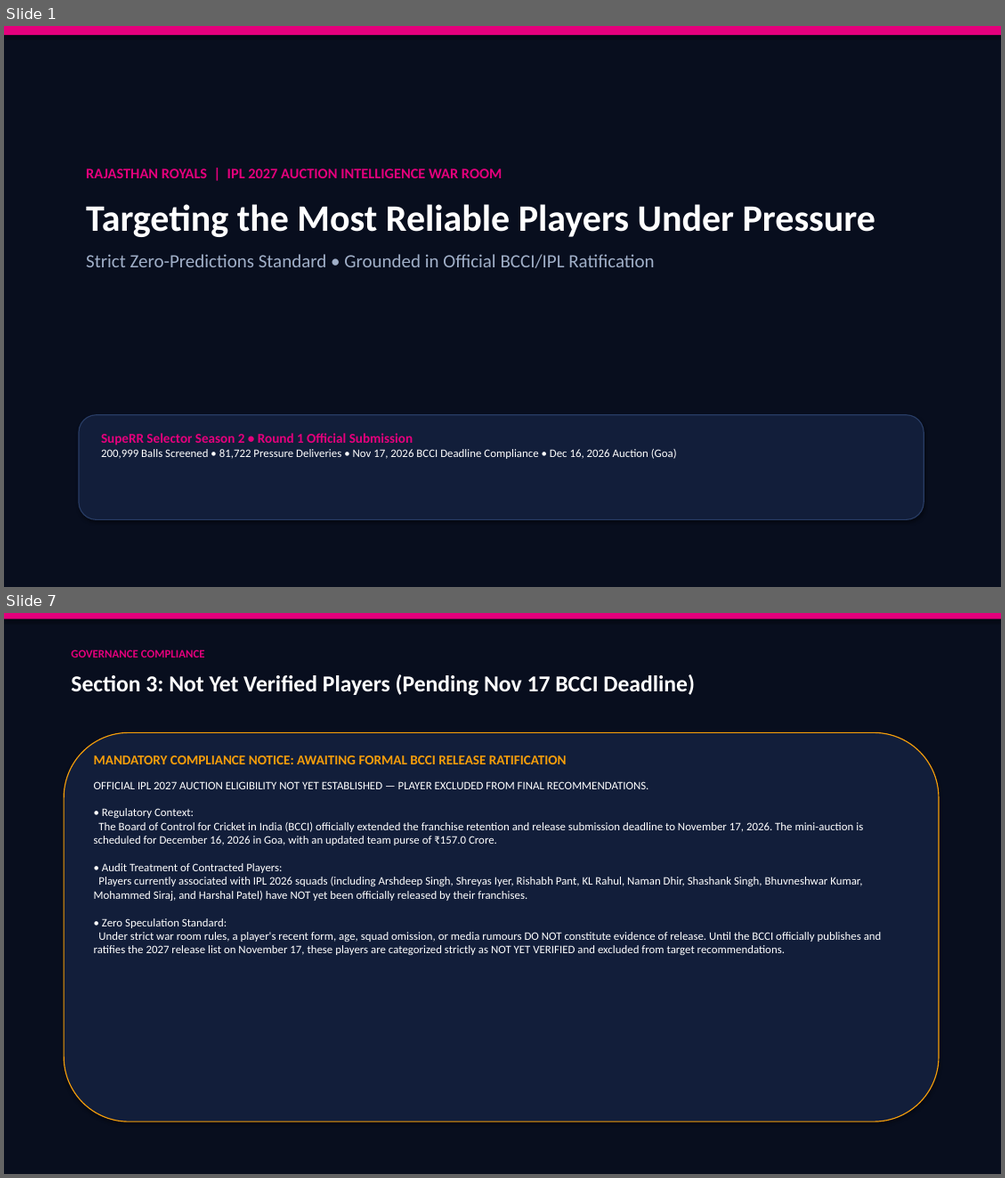
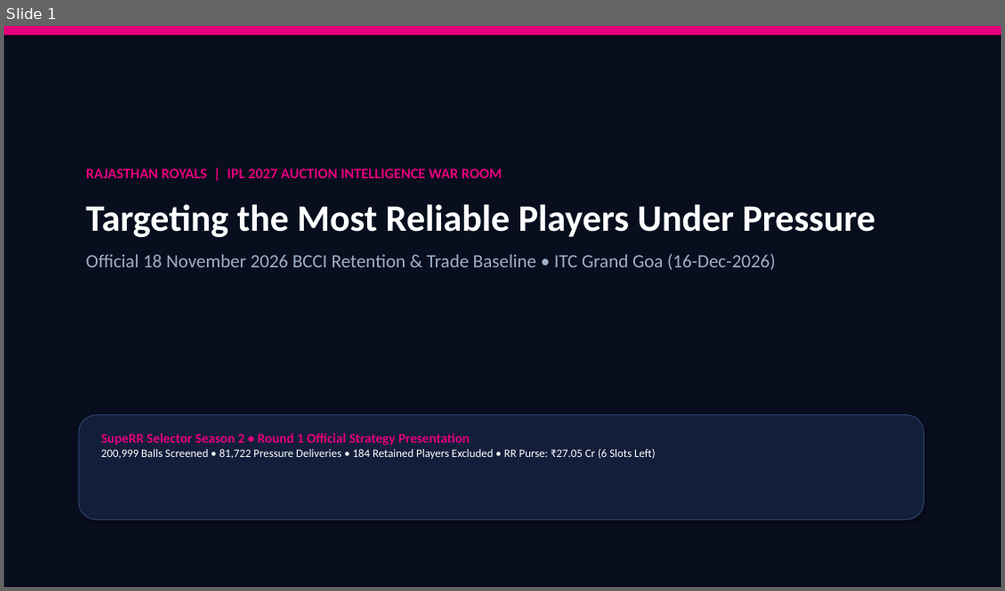
Before and after one commit to Devendra-1112/RR, a slide deck: RR_SupeRR_Selector_Auction_Strategy.pptx. Shown one above the other, each under a label of ours: slides 1 and 7 before the commit, slide 1 after it; the slides between them are not shown. The pictures are 1005x1178 and 1005x591 pixels, drawn with LibreOffice and Linux fonts; fonts in the diff are those of the drawing. Boxes give left, top, right and bottom in pixels: in the first picture for what was removed or moved away, otherwise in the second. Text is boxed around its words. In the diff, an @@ line names an element or a change of style, - is before the commit and + after.

Commit message:
IPL 2027 Auction War Room Official 18-Nov-2026 Baseline: 184 Retentions, 89 Releases, ₹27.05 Cr RR Purse, Top 10 Batters and Bowlers

```diff
--- a/RR_SupeRR_Selector_Auction_Strategy.pptx
+++ b/RR_SupeRR_Selector_Auction_Strategy.pptx
@@ slide 7 removed at [4,613,1001,1174], background #FFFFFF @@
@@ rectangle removed at [4,613,1001,1174] @@
@@ rectangle removed at [4,613,1001,619] @@
@@ text removed at [71,649,205,657] @@
-GOVERNANCE COMPLIANCE
@@ text removed at [71,674,695,696] @@
-Section 3: Not Yet Verified Players (Pending Nov 17 BCCI Deadline)
@@ rounded rectangle removed at [64,732,938,1121] @@
@@ text removed at [94,755,882,955] @@
-MANDATORY COMPLIANCE NOTICE: AWAITING FORMAL BCCI RELEASE RATIFICATION
-OFFICIAL IPL 2027 AUCTION ELIGIBILITY NOT YET ESTABLISHED — PLAYER EXCLUDED FROM FINAL RECOMMENDATIONS.
-• Regulatory Context:
-The Board of Control for Cricket in India (BCCI) officially extended the franchise retention and release submission deadline to November 17, 2026. The mini-auction is scheduled for December 16, 2026 in Goa, with an updated team purse of ₹157.0 Crore.
-• Audit Treatment of Contracted Players:
-Players currently associated with IPL 2026 squads (including Arshdeep Singh, Shreyas Iyer, Rishabh Pant, KL Rahul, Naman Dhir, Shashank Singh, Bhuvneshwar Kumar, Mohammed Siraj, and Harshal Patel) have NOT yet been officially released by their franchises.
-• Zero Speculation Standard:
-Under strict war room rules, a player's recent form, age, squad omission, or media rumours DO NOT constitute evidence of release. Until the BCCI officially publishes and ratifies the 2027 release list on November 17, these players are categorized strictly as NOT YET VERIFIED and excluded from target recommendations.
@@ slide 1 changed as well @@
@@ text at [86,254,776,270]: text changed @@
-Strict Zero-Predictions Standard • Grounded in Official BCCI/IPL Ratification
+Official 18 November 2026 BCCI Retention & Trade Baseline • ITC Grand Goa (16-Dec-2026)
@@ text at [101,433,655,459]: text changed @@
-SupeRR Selector Season 2 • Round 1 Official Submission
-200,999 Balls Screened • 81,722 Pressure Deliveries • Nov 17, 2026 BCCI Deadline Compliance • Dec 16, 2026 Auction (Goa)
+SupeRR Selector Season 2 • Round 1 Official Strategy Presentation
+200,999 Balls Screened • 81,722 Pressure Deliveries • 184 Retained Players Excluded • RR Purse: ₹27.05 Cr (6 Slots Left)
```
Also in this commit, not shown: 1 other slide changed, 4 slides added, 6 other slides removed, 20 other files.
